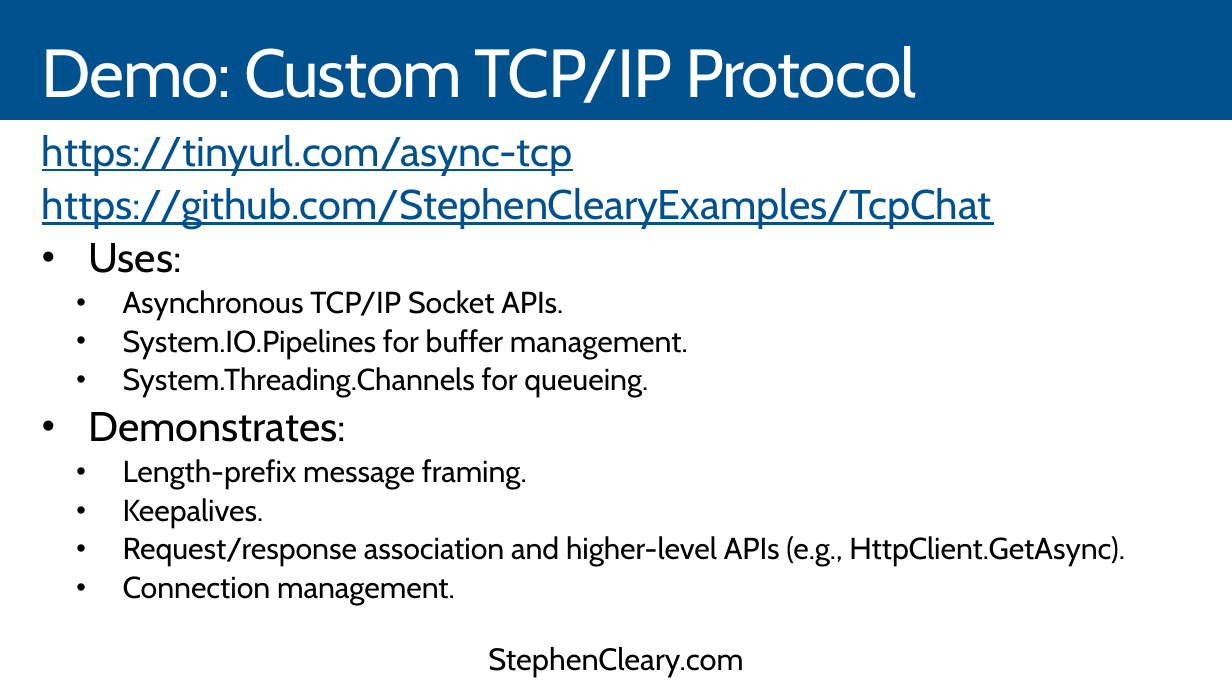
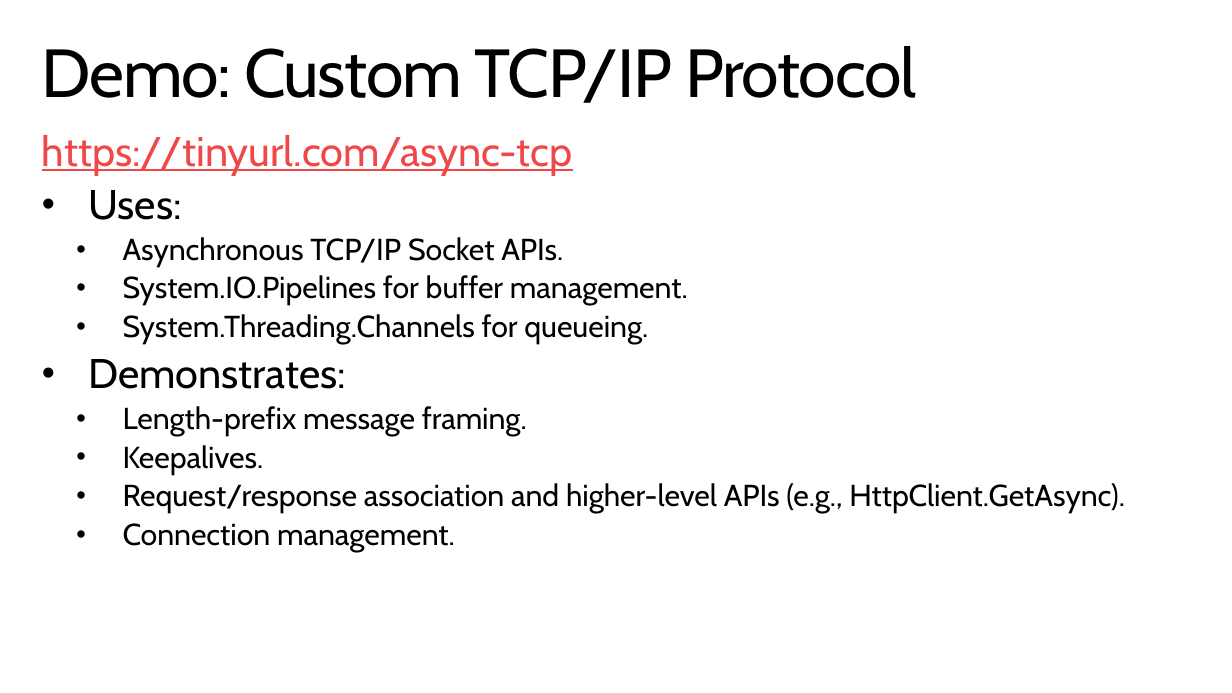
Before and after one commit to StephenCleary/Presentations, a slide deck: slide 46 of Designing Application Protocols for TCPIP/Protocol Design.pptx (slide 45 before the commit). Drawn at 1232x693 pixels with LibreOffice and Linux fonts; fonts in the diff are those of the drawing; background and template pictures are left out. Boxes give left, top, right and bottom in pixels: in the first picture for what was removed or moved away, otherwise in the second. Text is boxed around its words. In the diff, an @@ line names an element or a change of style, - is before the commit and + after.

```diff
--- a/Designing Application Protocols for TCPIP/Protocol Design.pptx
+++ b/Designing Application Protocols for TCPIP/Protocol Design.pptx
@@ background #00518E to picture (left out) @@
@@ title "Demo: Custom TCP/IP Protocol" at box(42, 46, 916, 103): text colour #FFFFFF to #000000 @@
@@ rectangle removed at box(0, 120, 1232, 693) @@
@@ text at box(42, 135, 572, 175): text colour #00518E to #F04848 in "https://tinyurl.com/async-tcp" @@
@@ text at box(42, 188, 992, 228): paragraph removed @@
-https://github.com/StephenClearyExamples/TcpChat
@@ text removed at box(0, 629, 1232, 693) @@
-StephenCleary.com
```
Also in this commit, not shown: 44 other slides changed, 2 slides added, 1 slide removed, 15 other files.
